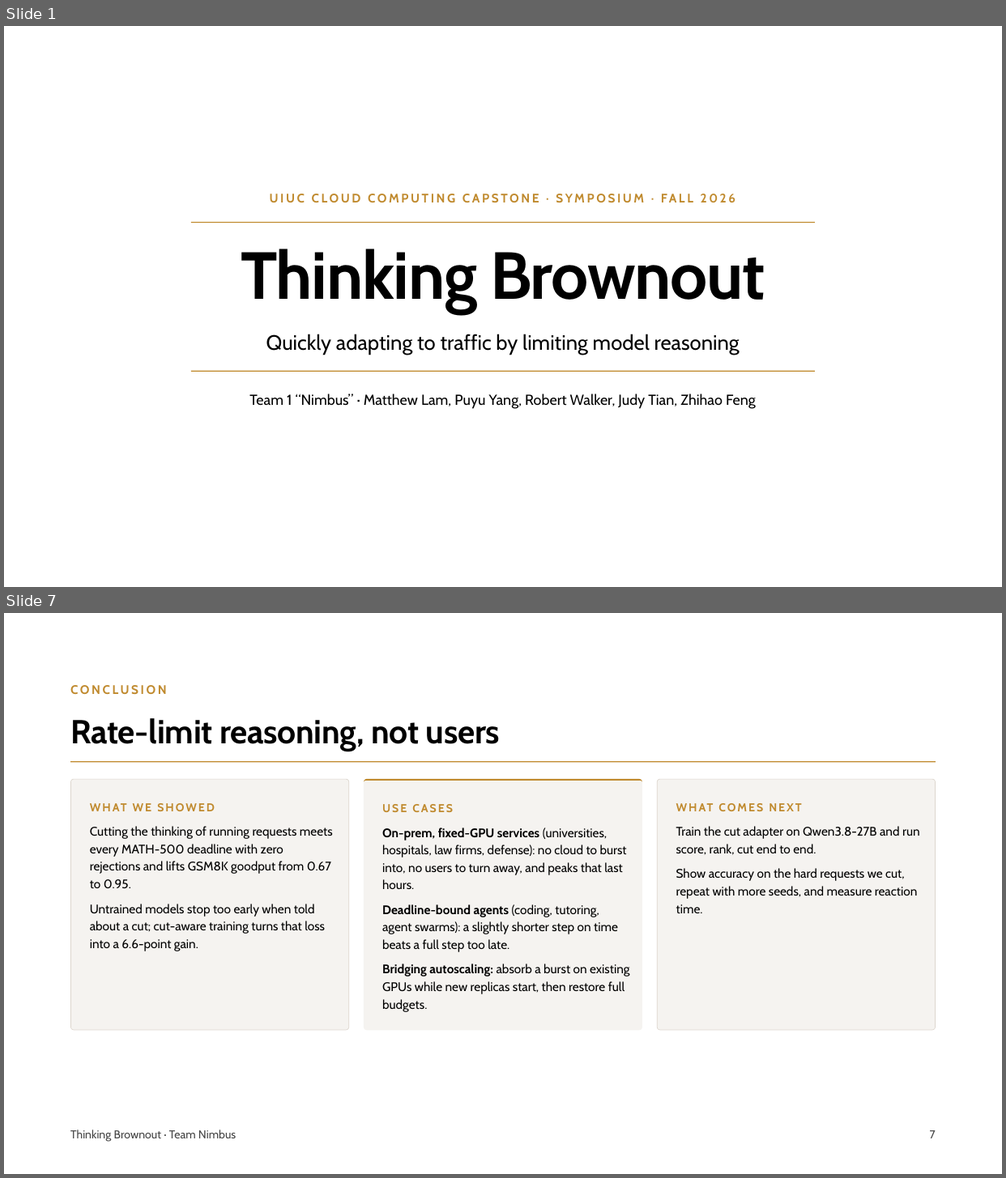
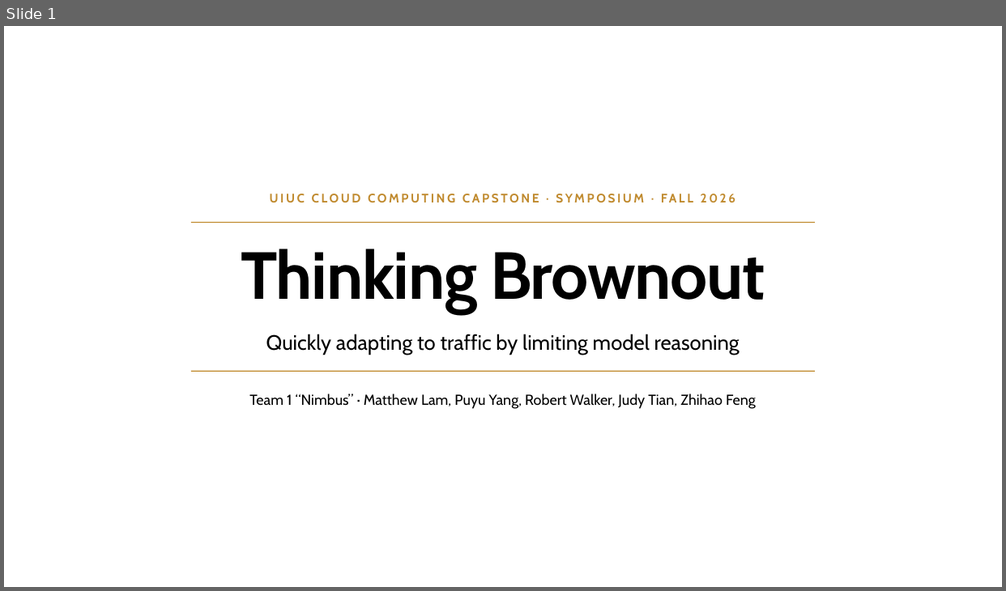
Before and after one commit to pyangyu/team1_nimbus_copy, a slide deck: Symposium Slides.pptx. Shown one above the other, each under a label of ours: slides 1 and 7 before the commit, slide 1 after it; the slides between them are not shown. The pictures are 1006x1178 and 1006x591 pixels, drawn with LibreOffice and Linux fonts; fonts in the diff are those of the drawing. Boxes give left, top, right and bottom in pixels: in the first picture for what was removed or moved away, otherwise in the second. Text is boxed around its words. In the diff, an @@ line names an element or a change of style, - is before the commit and + after.

Commit message:
Symposium Slides: on-prem framing, merged related work, key idea, new evaluation and conclusion

```diff
--- a/Symposium Slides.pptx
+++ b/Symposium Slides.pptx
@@ slide 7 removed at bbox=[4, 613, 1002, 1174], background #FFFFFF @@
@@ text removed at bbox=[70, 685, 167, 694] @@
-CONCLUSION
@@ title removed at bbox=[70, 718, 500, 752] @@
-Rate-limit reasoning, not users
@@ line removed from (70, 762) to (936, 762) @@
@@ rounded rectangle removed at bbox=[70, 779, 349, 1030] @@
@@ rounded rectangle removed at bbox=[364, 779, 642, 1031] @@
@@ freeform shape removed at bbox=[364, 779, 642, 1031] @@
@@ rounded rectangle removed at bbox=[658, 779, 936, 1030] @@
@@ text removed at bbox=[90, 798, 337, 815] @@
-WHAT WE SHOWED
@@ text removed at bbox=[382, 804, 453, 812] @@
-USE CASES
@@ text removed at bbox=[676, 798, 923, 815] @@
-WHAT COMES NEXT
@@ text removed at bbox=[90, 826, 333, 889] @@
-Cutting the thinking of running requests meets every MATH-500 deadline with zero rejections and lifts GSM8K goodput from 0.67 to 0.95.
@@ text removed at bbox=[382, 828, 627, 889] @@
-On-prem, fixed-GPU services (universities, hospitals, law firms, defense): no cloud to burst into, no users to turn away, and peaks that last hours.
@@ text removed at bbox=[676, 826, 920, 855] @@
-Train the cut adapter on Qwen3.8-27B and run score, rank, cut end to end.
@@ text removed at bbox=[676, 868, 917, 914] @@
-Show accuracy on the hard requests we cut, repeat with more seeds, and measure reaction time.
@@ text removed at bbox=[90, 904, 325, 952] @@
-Untrained models stop too early when told about a cut; cut-aware training turns that loss into a 6.6-point gain.
@@ text removed at bbox=[382, 905, 618, 952] @@
-Deadline-bound agents (coding, tutoring, agent swarms): a slightly shorter step on time beats a full step too late.
@@ text removed at bbox=[382, 964, 629, 1012] @@
-Bridging autoscaling: absorb a burst on existing GPUs while new replicas start, then restore full budgets.
@@ text removed at bbox=[70, 1130, 236, 1141] @@
-Thinking Brownout · Team Nimbus
@@ text removed at bbox=[930, 1131, 936, 1139] @@
-7
```
Also in this commit, not shown: 3 slides changed, 5 slides added, 2 other slides removed.
